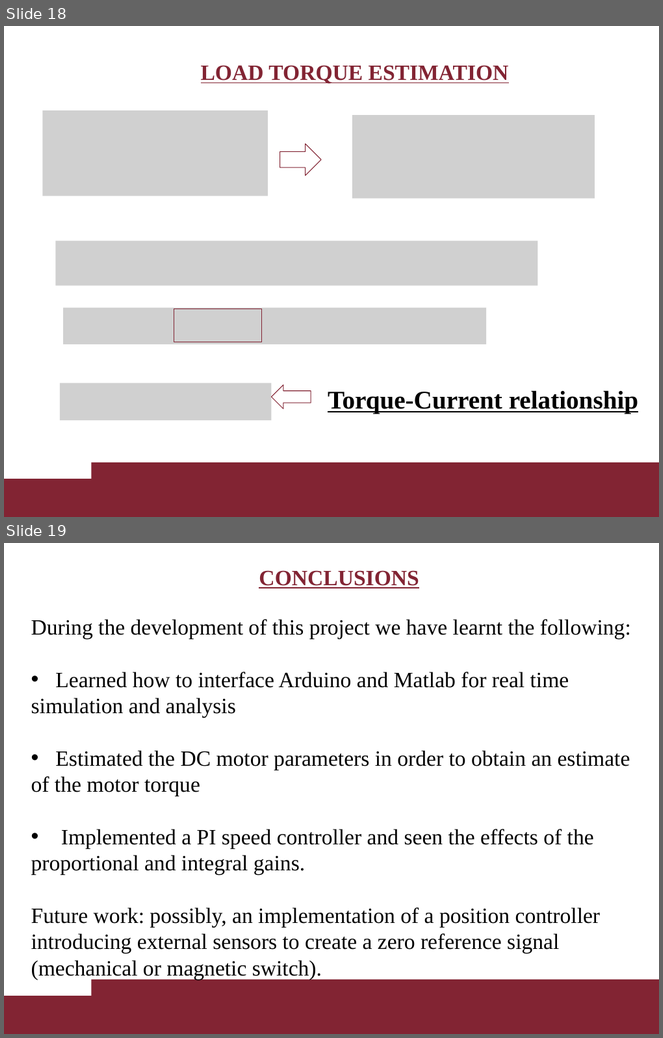
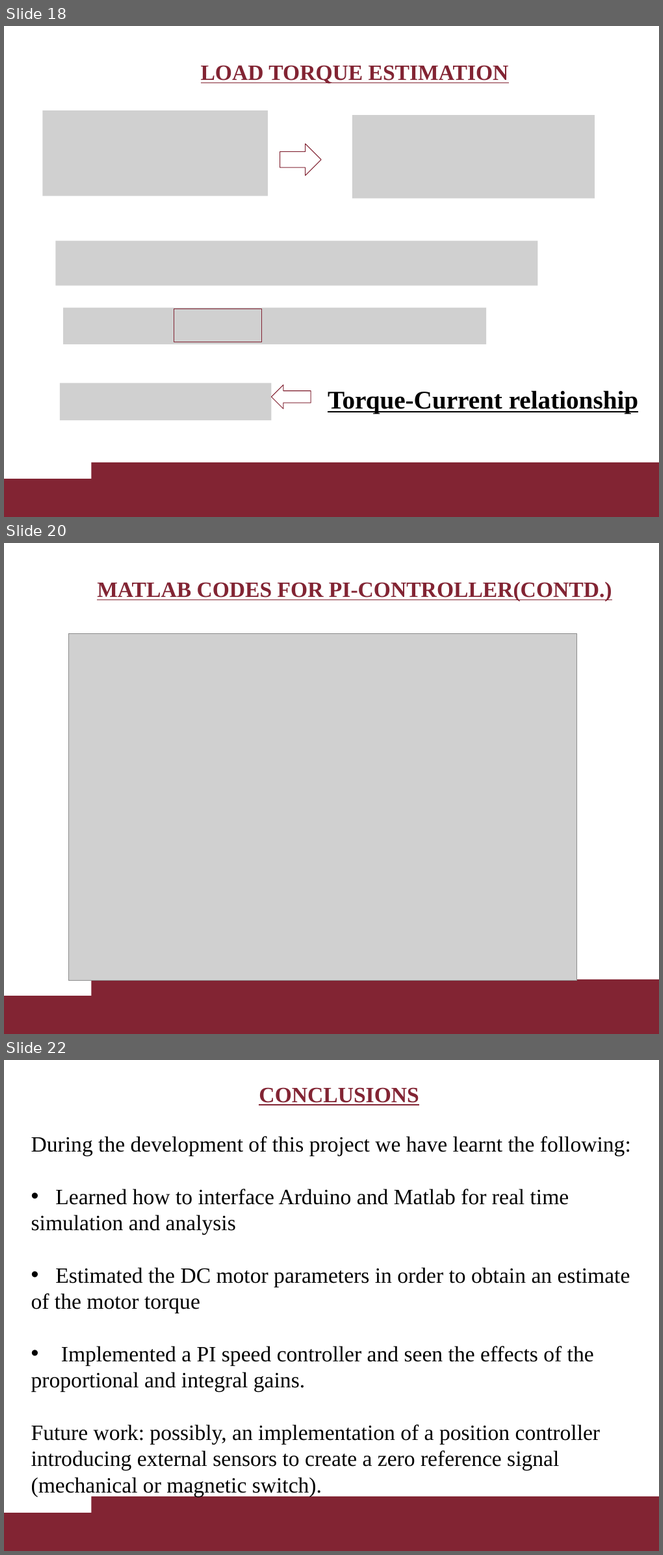
Before and after one commit to MarMen1713013/DCS_private, a slide deck: Matlab/presentazione.pptx. Shown one above the other, each under a label of ours: slides 18 and 19 before the commit, slides 18, 20 and 22 after it; the slides between them are not shown. The pictures are 663x1038 and 663x1555 pixels, drawn with LibreOffice and Linux fonts; fonts in the diff are those of the drawing; grey boxes stand for pictures. Boxes give left, top, right and bottom in pixels: in the first picture for what was removed or moved away, otherwise in the second. Text is boxed around its words. In the diff, an @@ line names an element or a change of style, - is before the commit and + after.

```diff
--- a/Matlab/presentazione.pptx
+++ b/Matlab/presentazione.pptx
@@ slide 20 added at <box>4,543,659,1034</box>, background #FFFFFF; not listed: 2 template elements that a slide beside it also shows @@
@@ title added at <box>97,582,612,601</box>, 24 pt, text #822433, bold, underline @@
+MATLAB CODES FOR PI-CONTROLLER(CONTD.)
@@ picture added at <box>68,634,577,981</box> @@
@@ what was slide 19 is now slide 22 @@
```
Also in this commit, not shown: 3 slides changed, 2 other slides added.
